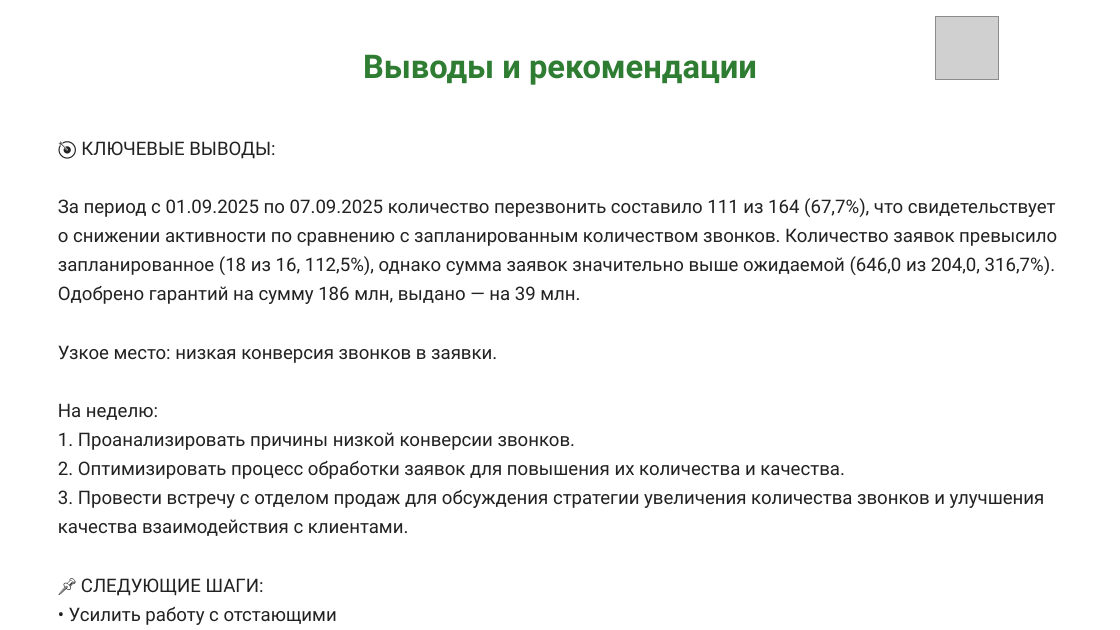
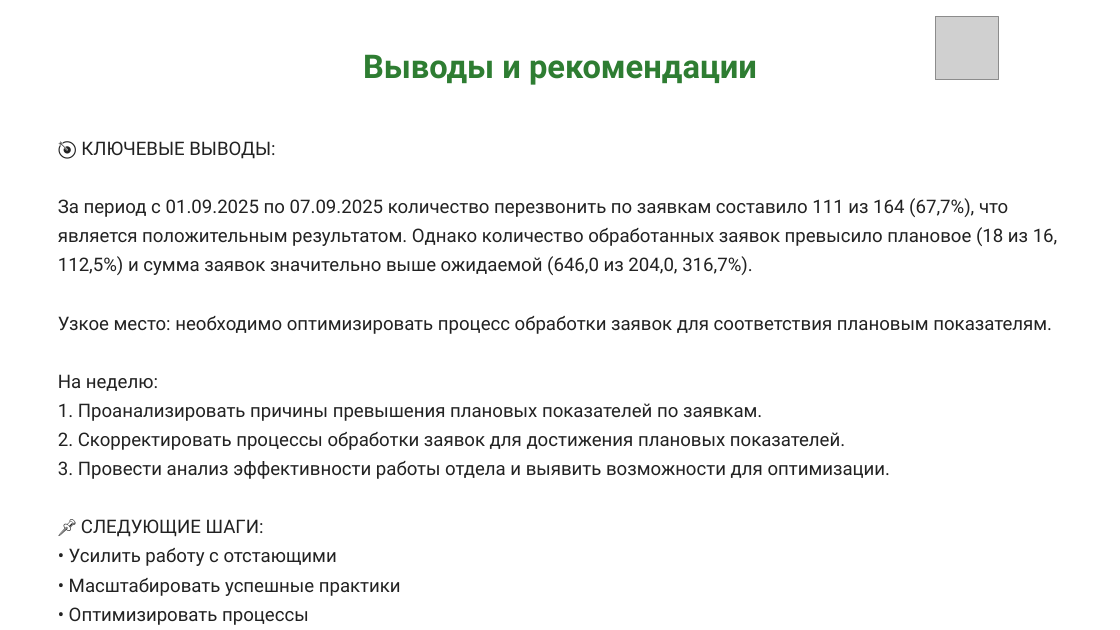
Before and after one commit to Vantorrr/otchet, a slide deck: slide 9 of brief_compliant_20250901_20250907.pptx. Drawn at 1120x630 pixels with LibreOffice and Linux fonts; fonts in the diff are those of the drawing; grey boxes stand for pictures. Boxes give left, top, right and bottom in pixels: in the first picture for what was removed or moved away, otherwise in the second. Text is boxed around its words. In the diff, an @@ line names an element or a change of style, - is before the commit and + after.

```diff
--- a/brief_compliant_20250901_20250907.pptx
+++ b/brief_compliant_20250901_20250907.pptx
@@ text at [58, 198, 1058, 334]: text changed @@
-За период с 01.09.2025 по 07.09.2025 количество перезвонить составило 111 из 164 (67,7%), что свидетельствует о снижении активности по сравнению с запланированным количеством звонков. Количество заявок превысило запланированное (18 из 16, 112,5%), однако сумма заявок значительно выше ожидаемой (646,0 из 204,0, 316,7%). Одобрено гарантий на сумму 186 млн, выдано — на 39 млн.
-Узкое место: низкая конверсия звонков в заявки.
+За период с 01.09.2025 по 07.09.2025 количество перезвонить по заявкам составило 111 из 164 (67,7%), что является положительным результатом. Однако количество обработанных заявок превысило плановое (18 из 16, 112,5%) и сумма заявок значительно выше ожидаемой (646,0 из 204,0, 316,7%).
+Узкое место: необходимо оптимизировать процесс обработки заявок для соответствия плановым показателям.
@@ text at [58, 403, 891, 479]: text changed @@
-1. Проанализировать причины низкой конверсии звонков.
-2. Оптимизировать процесс обработки заявок для повышения их количества и качества.
-3. Провести встречу с отделом продаж для обсуждения стратегии увеличения количества звонков и улучшения качества взаимодействия с клиентами.
+1. Проанализировать причины превышения плановых показателей по заявкам.
+2. Скорректировать процессы обработки заявок для достижения плановых показателей.
+3. Провести анализ эффективности работы отдела и выявить возможности для оптимизации.
```
Also in this commit, not shown: 2 other slides changed, 1 other file.
